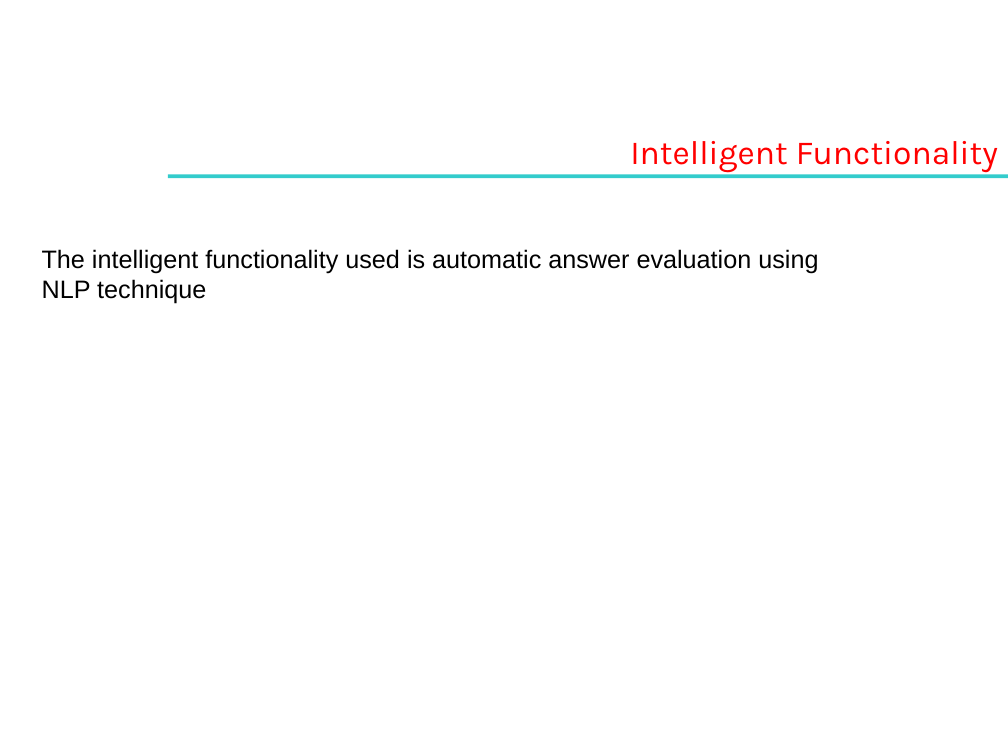
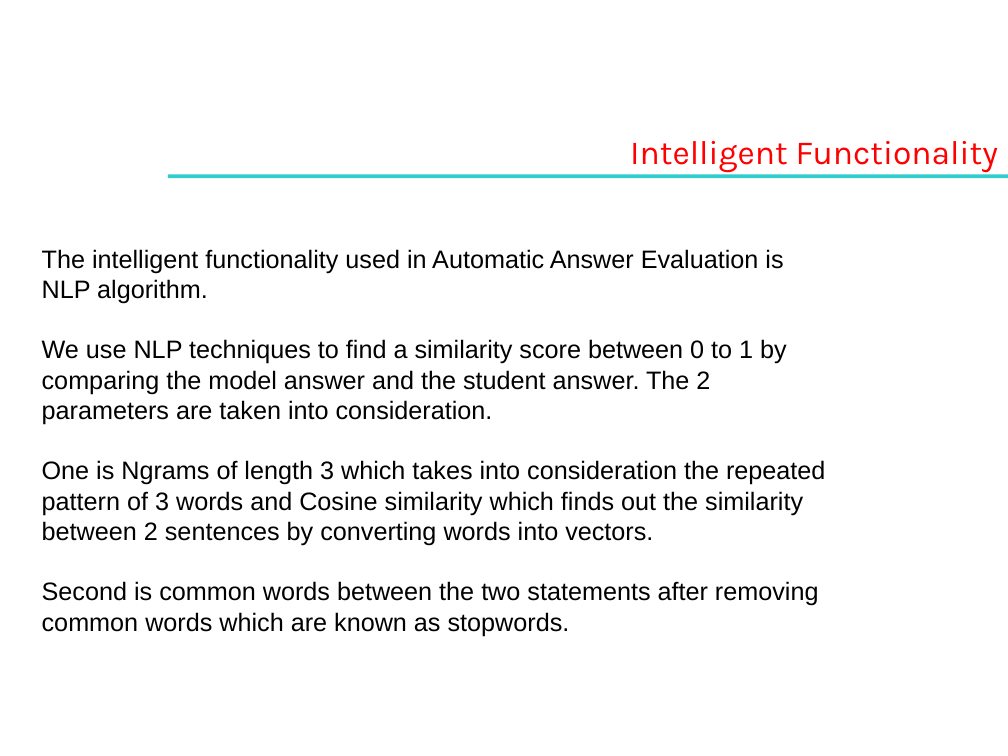
Before and after one commit to rananth99/Automatic-Answer-Evaluation-Website, a slide deck: slide 5 of WT-II Lab Project Template.pptx. Drawn at 1008x756 pixels with LibreOffice and Linux fonts; fonts in the diff are those of the drawing; background and template pictures are left out. Boxes give left, top, right and bottom in pixels: in the first picture for what was removed or moved away, otherwise in the second. Text is boxed around its words. In the diff, an @@ line names an element or a change of style, - is before the commit and + after.

```diff
--- a/WT-II Lab Project Template.pptx
+++ b/WT-II Lab Project Template.pptx
@@ text at bbox=[42, 249, 825, 636]: text changed @@
-The intelligent functionality used is automatic answer evaluation using NLP technique
+The intelligent functionality used in Automatic Answer Evaluation is NLP algorithm.
+We use NLP techniques to find a similarity score between 0 to 1 by comparing the model answer and the student answer. The 2 parameters are taken into consideration.
+One is Ngrams of length 3 which takes into consideration the repeated pattern of 3 words and Cosine similarity which finds out the similarity between 2 sentences by converting words into vectors.
+Second is common words between the two statements after removing common words which are known as stopwords.
```
Also in this commit, not shown: 3 other slides changed, 19 other files.
